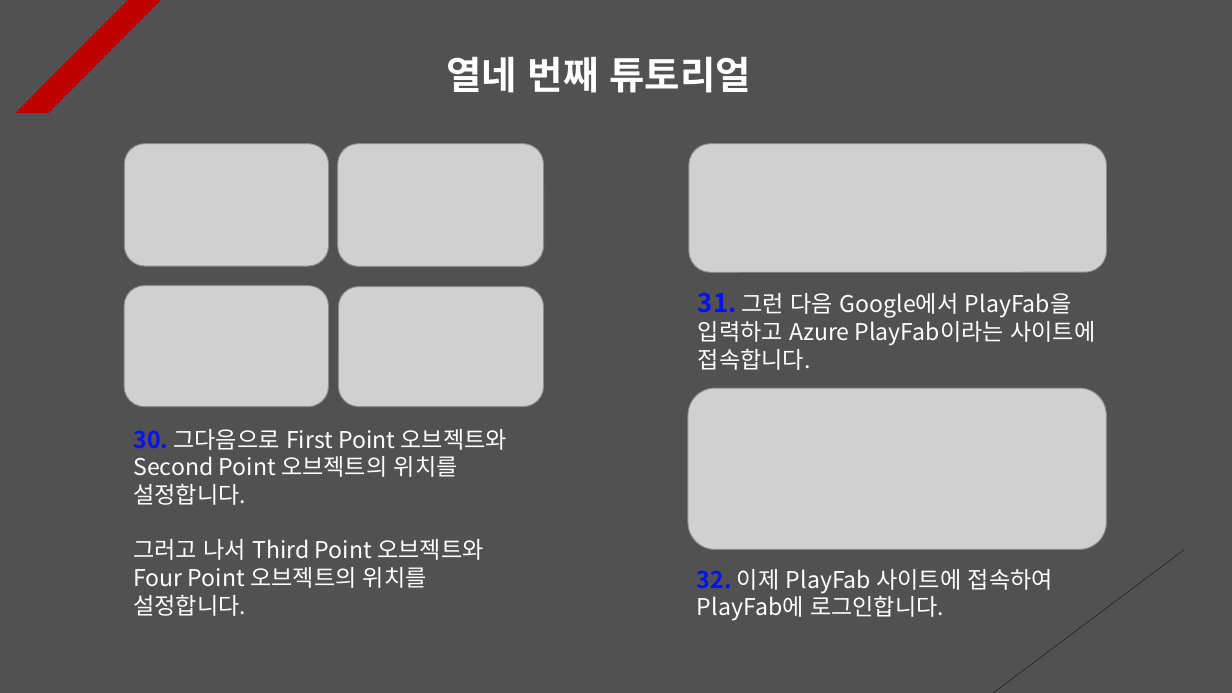
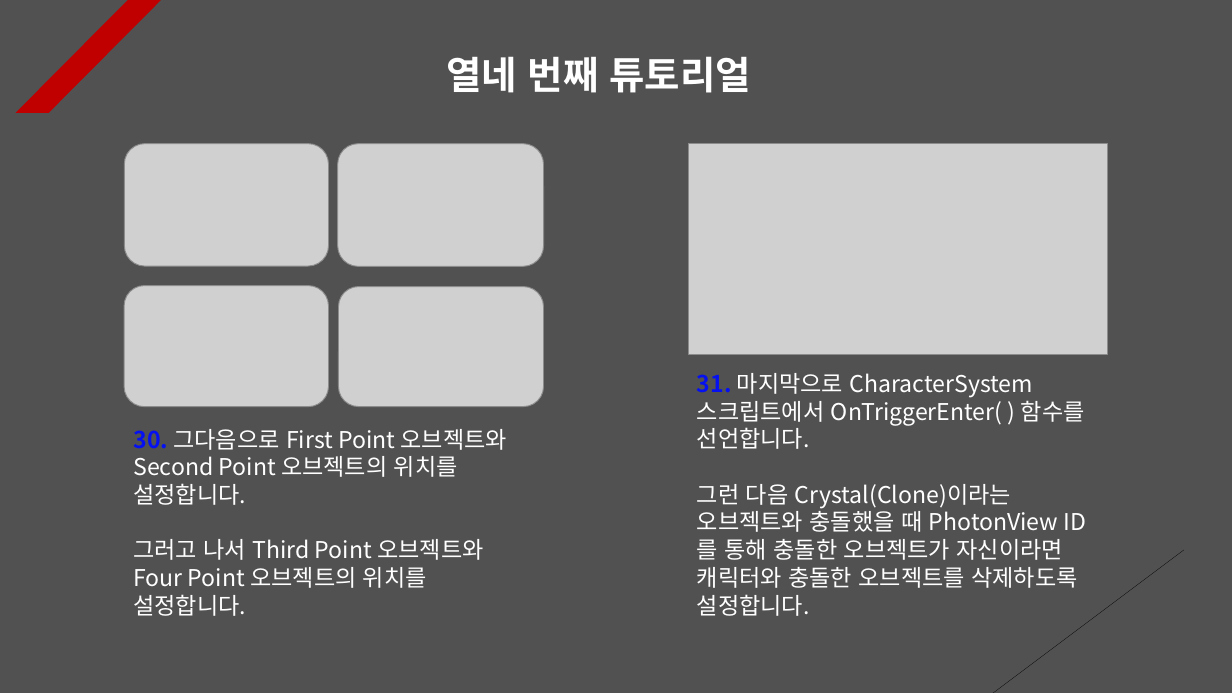
Before and after one commit to Unity2033/3D-UnityEngine, a slide deck: slide 15 of Assets/Class/Photon Server/PPT Data/Photon RPC.pptx. Drawn at 1232x693 pixels with LibreOffice and Linux fonts; fonts in the diff are those of the drawing; grey boxes stand for pictures. Boxes give left, top, right and bottom in pixels: in the first picture for what was removed or moved away, otherwise in the second. Text is boxed around its words. In the diff, an @@ line names an element or a change of style, - is before the commit and + after.

```diff
--- a/Assets/Class/Photon Server/PPT Data/Photon RPC.pptx
+++ b/Assets/Class/Photon Server/PPT Data/Photon RPC.pptx
@@ picture: place and size @@
-picture at [689,143,1106,272]
+picture at [689,143,1107,354]
@@ text removed at [698,292,1095,370] @@
-31. 그런 다음 Google에서 PlayFab을 입력하고 Azure PlayFab이라는 사이트에 접속합니다.
@@ picture removed at [689,388,1107,550] @@
@@ text at [697,373,1085,616]: text changed @@
-32. 이제 PlayFab 사이트에 접속하여 PlayFab에 로그인합니다.
+31. 마지막으로 CharacterSystem 스크립트에서 OnTriggerEnter( ) 함수를 선언합니다.
+그런 다음 Crystal(Clone)이라는 오브젝트와 충돌했을 때 PhotonView ID를 통해 충돌한 오브젝트가 자신이라면 캐릭터와 충돌한 오브젝트를 삭제하도록 설정합니다.
```
Also in this commit, not shown: 1 slide removed, 34 other files.
